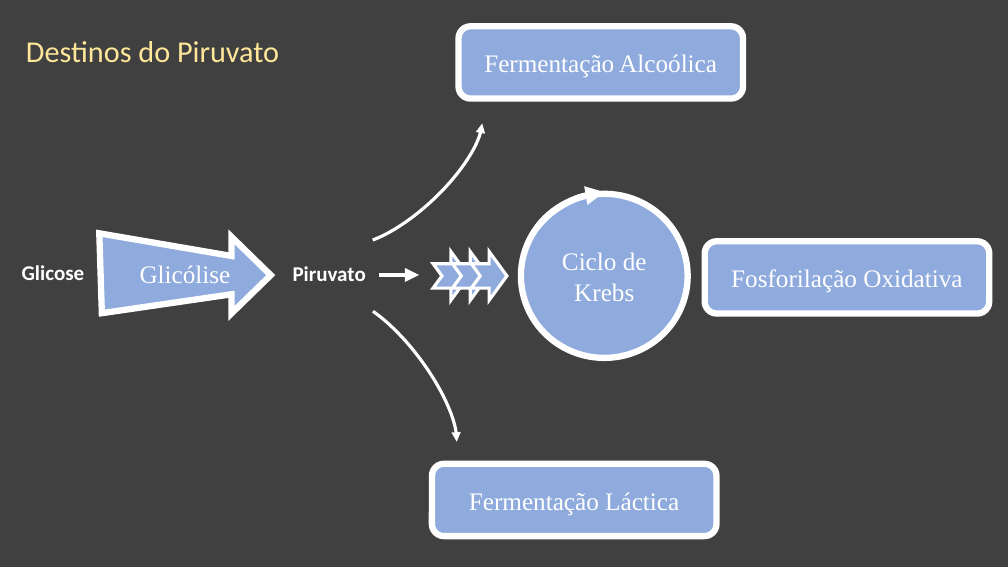
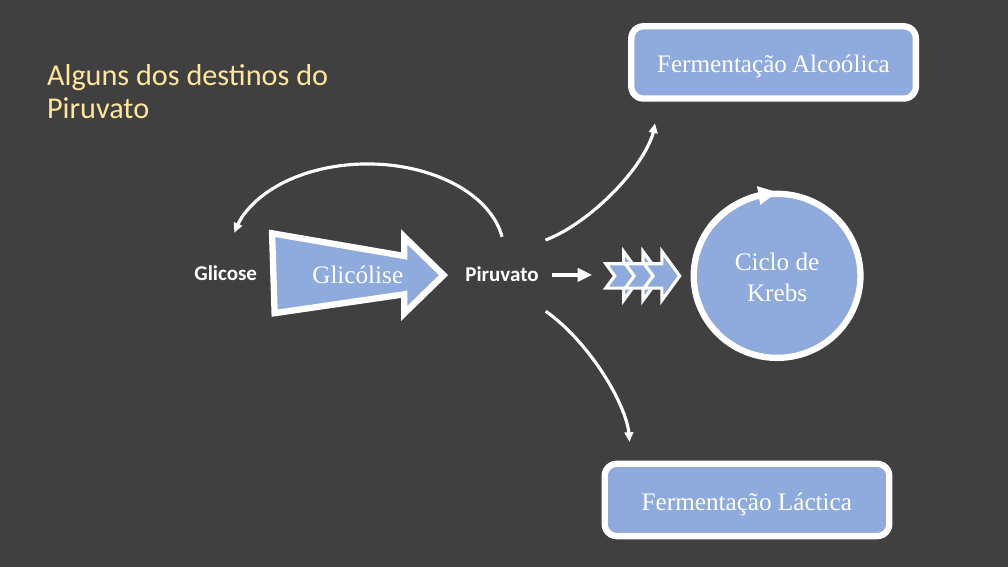
Before and after one commit to daniloasdotcom/Bioquimica-com-Danilo, a slide deck: slide 6 of static/aulas/ciclo_de_krebs.pptx (slide 10 before the commit). Drawn at 1008x567 pixels with LibreOffice and Linux fonts; fonts in the diff are those of the drawing. Boxes give left, top, right and bottom in pixels: in the first picture for what was removed or moved away, otherwise in the second. Text is boxed around its words. In the diff, an @@ line names an element or a change of style, - is before the commit and + after.

```diff
--- a/static/aulas/ciclo_de_krebs.pptx
+++ b/static/aulas/ciclo_de_krebs.pptx
@@ rounded rectangle "Fermentação Alcoólica": place and size @@
-rounded rectangle "Fermentação Alcoólica" at [459,26,743,99]
+rounded rectangle "Fermentação Alcoólica" at [631,26,916,99]
@@ title at [47,64,328,118]: text changed @@
-Destinos do Piruvato
+Alguns dos destinos do Piruvato
@@ arc (boxed as its full ellipse) added at [231,164,504,339], outline #FFFFFF 3 pt @@
@@ text "Glicose": place and size @@
-text "Glicose" at [22,265,85,280]
+text "Glicose" at [194,265,257,280]
@@ 3 notched right arrows, 3 arc (boxed as its full ellipse)s, 1 freeform shape, 1 ellipse, 1 text, 1 rounded rectangle, 1 arrow: place and size @@
-3 notched right arrows, 3 arc (boxed as its full ellipse)s, 1 freeform shape, 1 ellipse, 1 text, 1 rounded rectangle, 1 arrow at [99,85,716,537]
+3 notched right arrows, 3 arc (boxed as its full ellipse)s, 1 freeform shape, 1 ellipse, 1 text, 1 rounded rectangle, 1 arrow at [272,85,889,537]
@@ rounded rectangle removed at [705,241,989,314] @@
-Fosforilação Oxidativa
```
Also in this commit, not shown: 9 other slides changed, 11 slides added, 2 slides removed, 25 other files.
